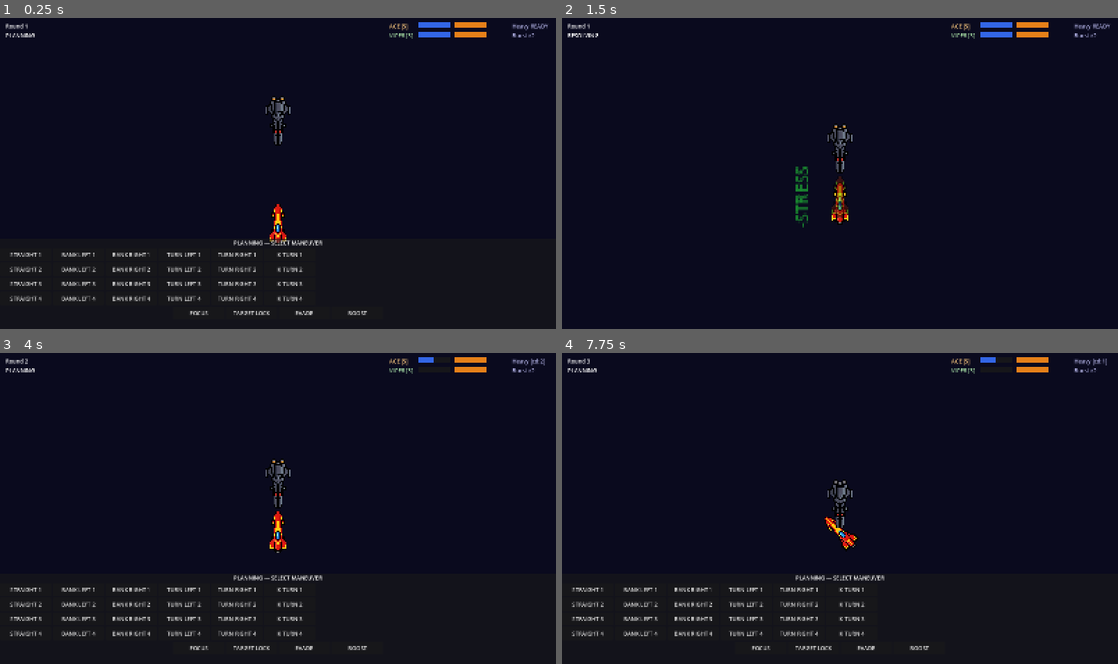
Above: before the commit, frames 1-4 (two rows, left to right).
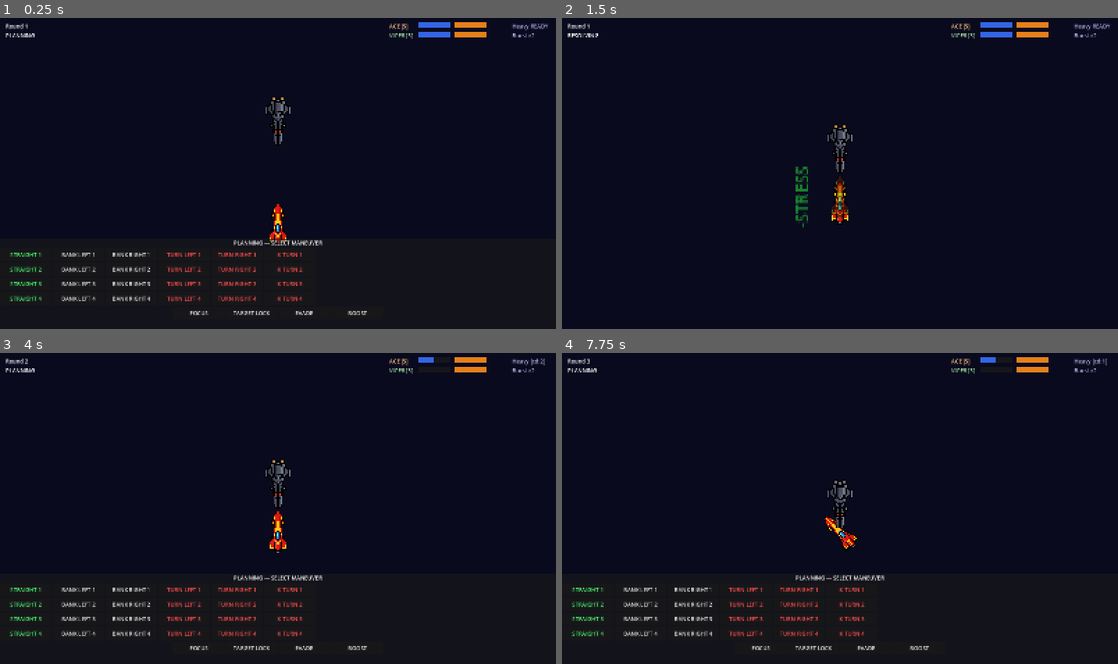
Above: after the commit, the same moments.

Repository: kavemankai/JaggedBuild
Game: Godot game, scene res://scenes/Main.tscn
The game is run twice, just before and just after one commit, with the same random seed, the same clock (stepped at 60 frames per second) and the same inputs.
Inputs (mouse positions are in pixels of both pictures, inside the frame that each line leads up to):
- Up to frame 1 (0.25 s): no input
- Up to frame 2 (1.5 s): click "STRAIGHT 1" at 0.5 s; tap Enter at 1.25 s; move the mouse to (962, 157) at 1.27 s
- Up to frame 3 (4 s): tap Space at 2 s; move the mouse to (166, 524) at 2.02 s; tap Enter at 2.75 s; move the mouse to (333, 440) at 2.77 s; move the mouse to (250, 570) at 3.52 s
- Up to frame 4 (7.75 s): click "BANK LEFT 1" at 4.25 s; move the mouse to (1006, 555) at 5.02 s; tap Space at 5.75 s; move the mouse to (673, 461) at 5.77 s; tap Enter at 6.5 s; move the mouse to (867, 508) at 6.52 s; move the mouse to (756, 430) at 7.27 s

The runs differ from the first frame. In frame 1, 0.9% of the frame differs, in the area x 1-55%, y 75-92%; in frame 2, nothing differs; in frame 3, 0.9%; in frame 4, 0.9%.

Commit message:
Maneuver button colors: red=stress, green=recovery, white=neutral
Co-Authored-By: Claude Sonnet 4.6 <noreply@anthropic.com>

Diff:
--- a/scripts/SelectionPanel.gd
+++ b/scripts/SelectionPanel.gd
@@ -33,7 +33,10 @@
 			m.bearing = bearing
 			m.speed = spd
 
+			var move_color := ship.get_maneuver_color(bearing)
 			btn.set_meta("bearing", bearing)
+			btn.set_meta("move_color", move_color)
+			_apply_maneuver_color(btn, move_color)
 			btn.mouse_entered.connect(_on_hover.bind(m))
 			btn.pressed.connect(_on_select.bind(m))
 			grid.add_child(btn)
@@ -85,6 +88,20 @@
 		ship.selected_action = ""
 
 
+func _apply_maneuver_color(btn: Button, move_color: String) -> void:
+	match move_color:
+		"RED":
+			btn.add_theme_color_override("font_color", Color(1.0, 0.3, 0.3, 1.0))
+			btn.add_theme_color_override("font_hover_color", Color(1.0, 0.55, 0.55, 1.0))
+			btn.add_theme_color_override("font_disabled_color", Color(1.0, 0.3, 0.3, 0.4))
+		"GREEN":
+			btn.add_theme_color_override("font_color", Color(0.3, 1.0, 0.45, 1.0))
+			btn.add_theme_color_override("font_hover_color", Color(0.55, 1.0, 0.65, 1.0))
+			btn.add_theme_color_override("font_disabled_color", Color(0.3, 1.0, 0.45, 0.4))
+		_:
+			pass  # white default
+
+
 func _lock_buttons() -> void:
 	for child in grid.get_children():
 		if child is Button:
@@ -103,10 +120,9 @@
 	var stressed: bool = ship != null and ship.stress > 0
 	for child in grid.get_children():
 		if child is Button:
-			var bearing: String = child.get_meta("bearing", "")
-			var is_red: bool = ship.get_maneuver_color(bearing) == "RED"
+			var is_red: bool = child.get_meta("move_color", "WHITE") == "RED"
 			child.disabled = stressed and is_red
-			child.modulate = Color(1.0, 0.5, 0.5, 0.7) if (stressed and is_red) else Color.WHITE
+			child.modulate = Color(1.0, 1.0, 1.0, 0.45) if (stressed and is_red) else Color.WHITE
 	for child in _action_row.get_children():
 		if child is Button:
 			child.disabled = stressed
